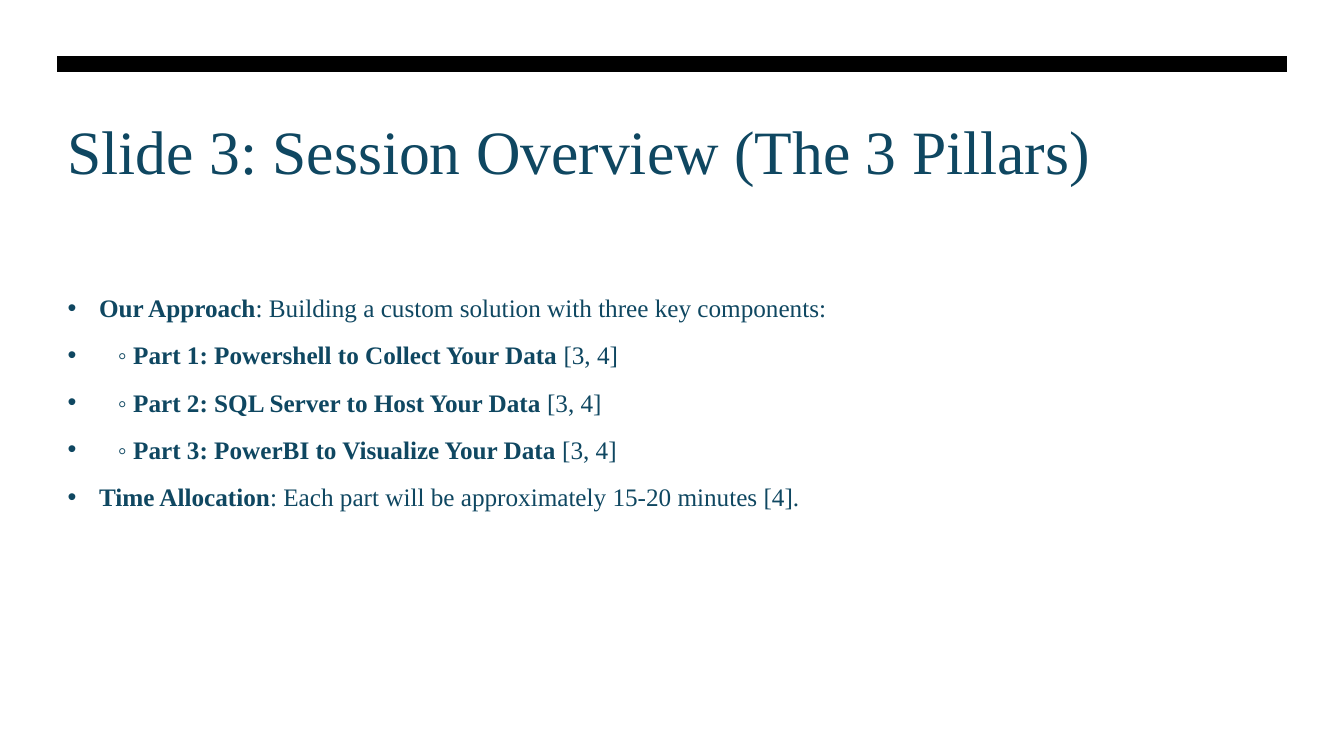
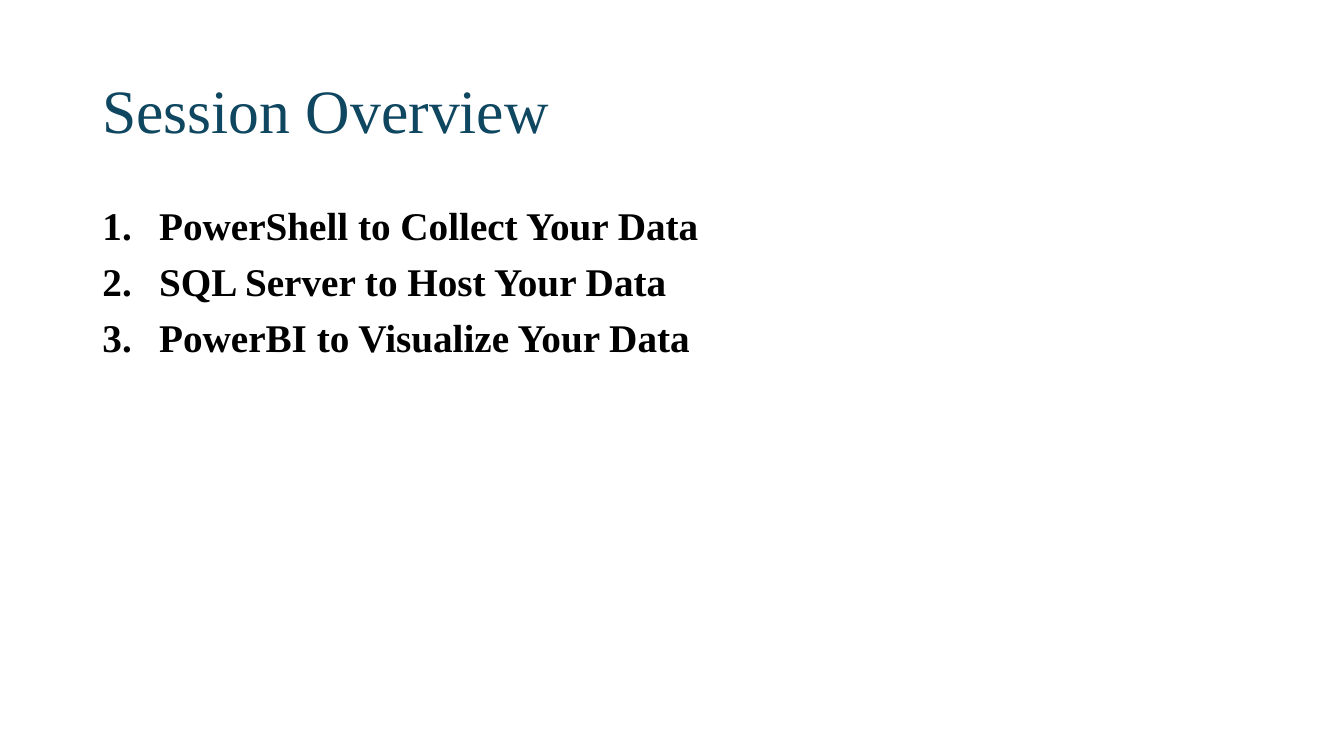
Before and after one commit to David-Seis/Presentations, a slide deck: slide 3 of Sessions/Build a Custom Monitoring Solution for your SQL Server Environment/2025-07-19 - SQLSATSF/Custom monitoring solution.pptx. Drawn at 1344x756 pixels with LibreOffice and Linux fonts; fonts in the diff are those of the drawing. Boxes give left, top, right and bottom in pixels: in the first picture for what was removed or moved away, otherwise in the second. Text is boxed around its words. In the diff, an @@ line names an element or a change of style, - is before the commit and + after.

Commit message:
Update presentation files for SQL Server sessions with new content

```diff
--- a/Sessions/Build a Custom Monitoring Solution for your SQL Server Environment/2025-07-19 - SQLSATSF/Custom monitoring solution.pptx
+++ b/Sessions/Build a Custom Monitoring Solution for your SQL Server Environment/2025-07-19 - SQLSATSF/Custom monitoring solution.pptx
@@ freeform shape removed at (57,56,1288,73) @@
@@ title "Session Overview" at (102,92,549,134): vertical alignment top to middle @@
@@ title at (102,92,549,134): text changed @@
-Slide 3: Session Overview (The 3 Pillars)
+Session Overview
@@ text at (159,212,698,353): text changed; size 18 to 28 pt; text colour #0F4761 to #000000 @@
-• Our Approach: Building a custom solution with three key components:
-• ◦ Part 1: Powershell to Collect Your Data [3, 4]
-• ◦ Part 2: SQL Server to Host Your Data [3, 4]
-• ◦ Part 3: PowerBI to Visualize Your Data [3, 4]
-• Time Allocation: Each part will be approximately 15-20 minutes [4].
+1. PowerShell to Collect Your Data
+2. SQL Server to Host Your Data
+3. PowerBI to Visualize Your Data
```
Also in this commit, not shown: 18 other slides changed, 1 slide added, 1 slide removed, 2 other files.
